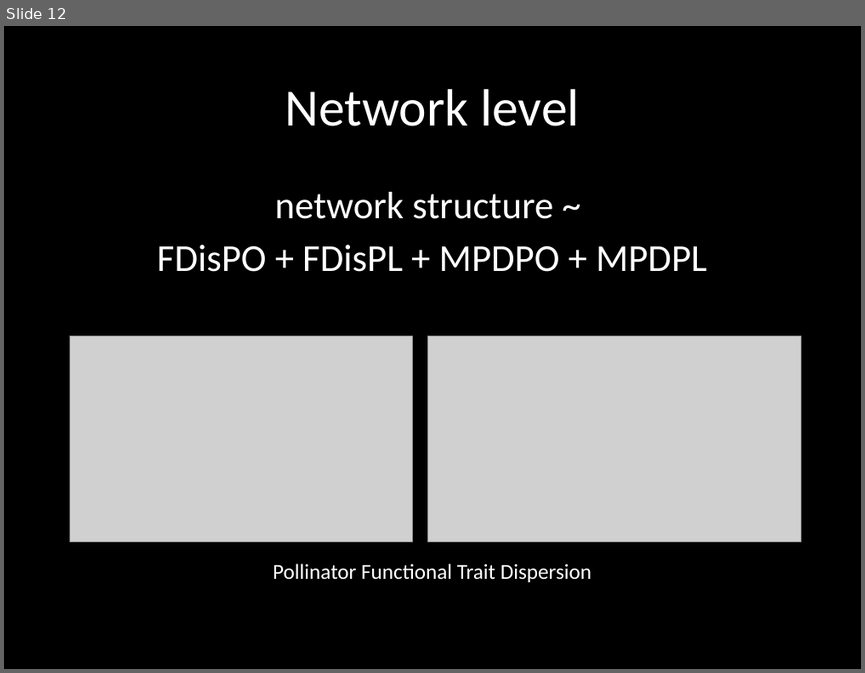
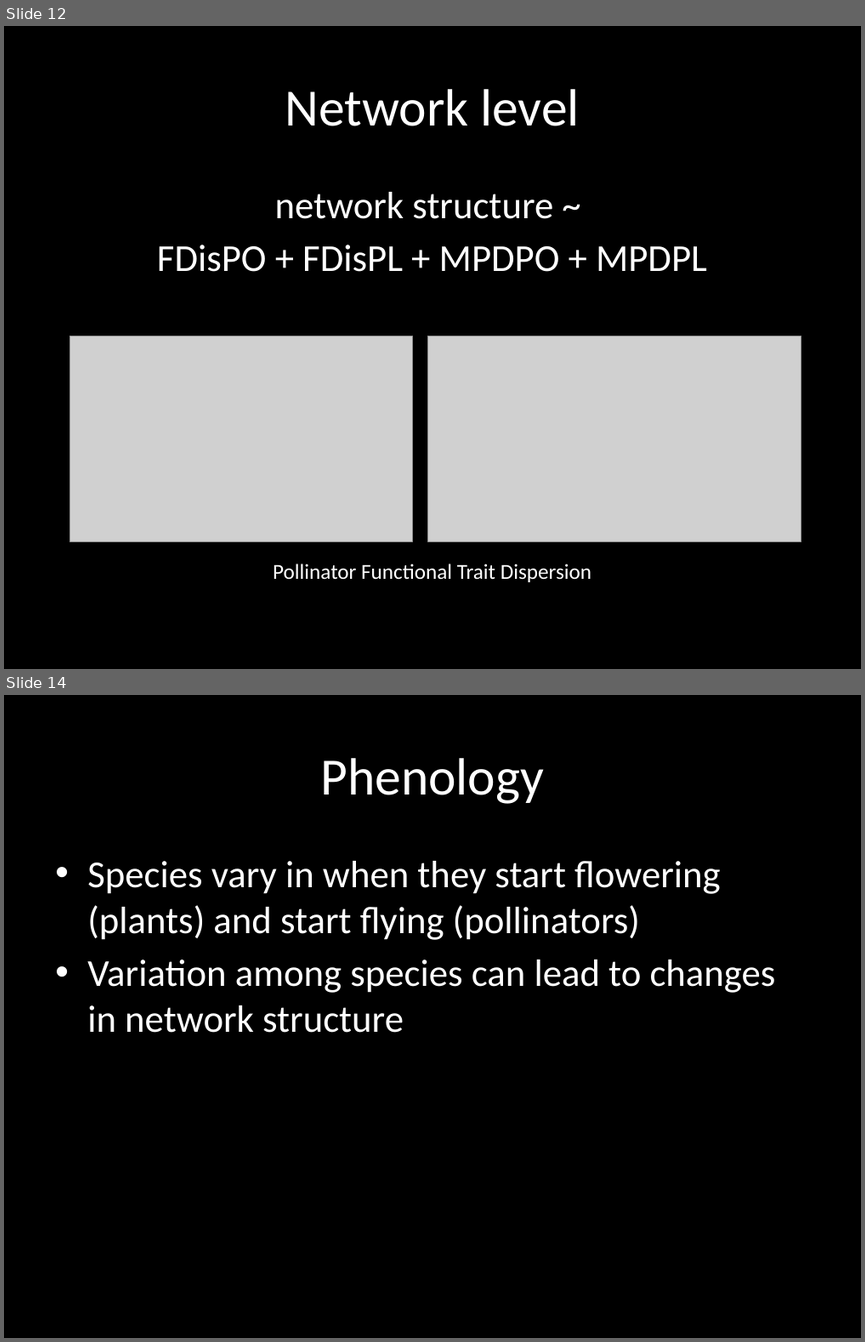
Before and after one commit to sckott/talks, a slide deck: canpolintalk/scott.pptx. Shown one above the other, each under a label of ours: slide 12 before the commit, slides 12 and 14 after it; the slides between them are not shown. The pictures are 865x673 and 865x1342 pixels, drawn with LibreOffice and Linux fonts; fonts in the diff are those of the drawing; grey boxes stand for pictures. Boxes give left, top, right and bottom in pixels: in the first picture for what was removed or moved away, otherwise in the second. Text is boxed around its words. In the diff, an @@ line names an element or a change of style, - is before the commit and + after.

```diff
--- a/canpolintalk/scott.pptx
+++ b/canpolintalk/scott.pptx
@@ slide 14 added at [4, 695, 861, 1338], background #000000 @@
@@ title added at [320, 758, 544, 804], 44 pt, text #FFFFFF @@
+Phenology
@@ text added at [87, 861, 776, 1032], 32 pt, text #FFFFFF @@
+• Species vary in when they start flowering (plants) and start flying (pollinators)
+• Variation among species can lead to changes in network structure
```
Also in this commit, not shown: 9 slides changed, 1 slide removed, 26 other files.
